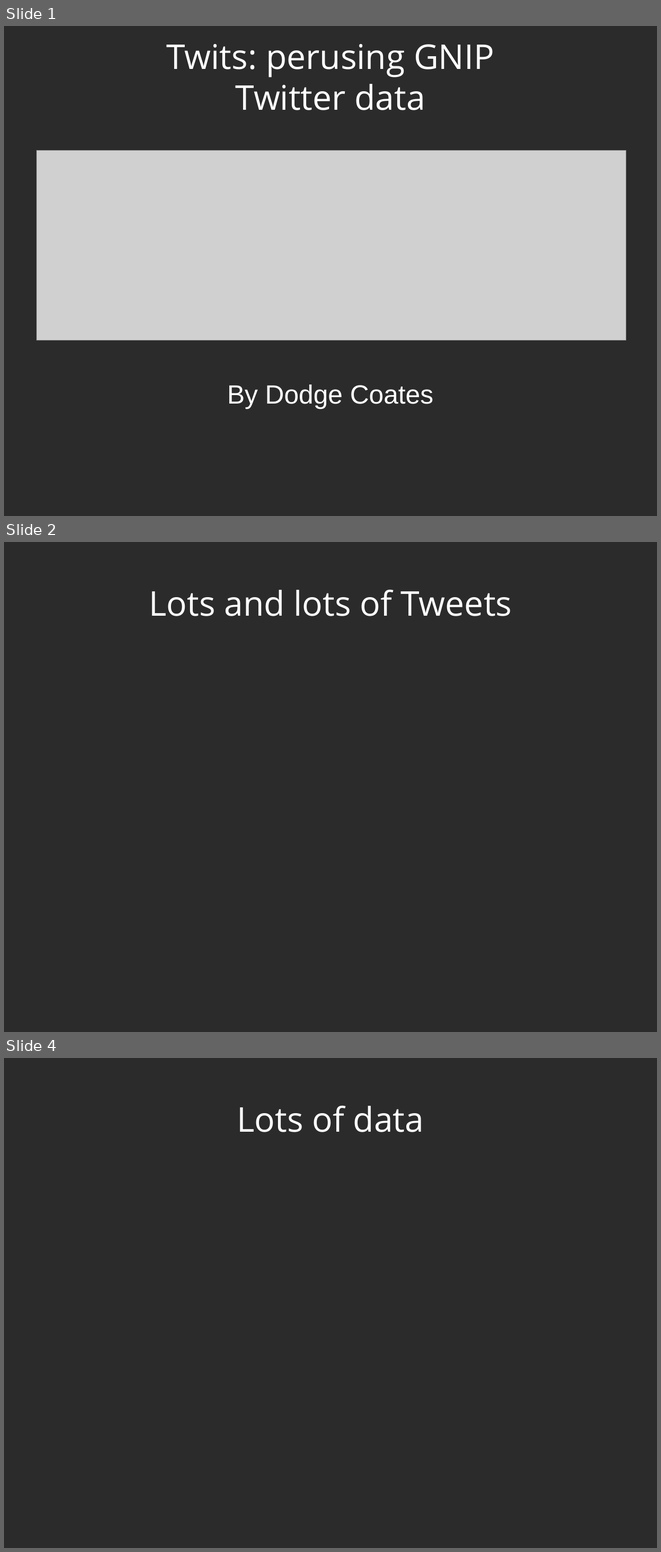
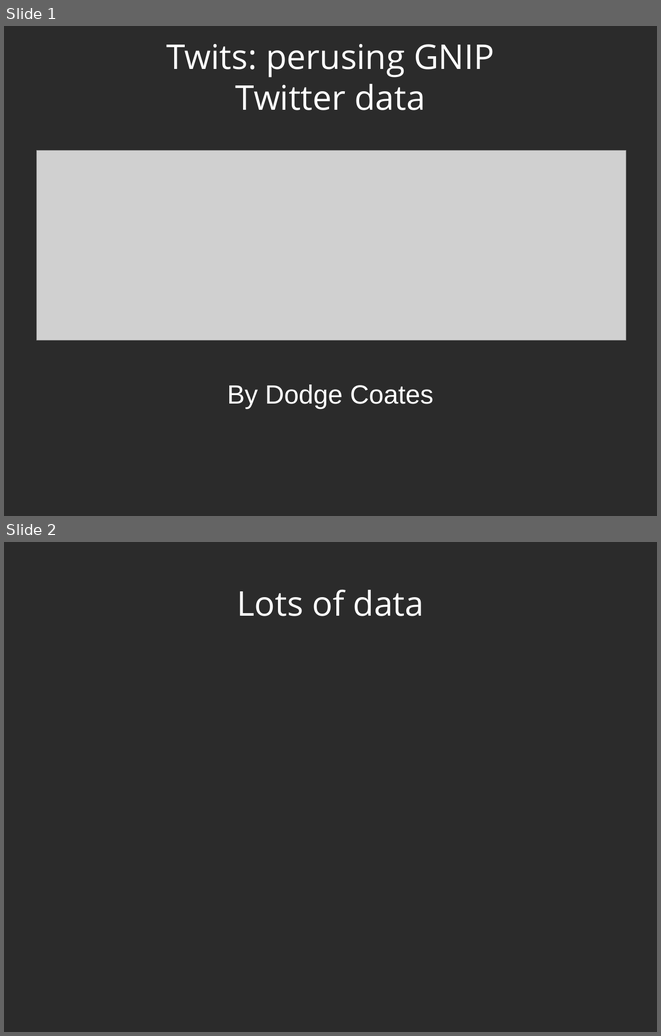
Before and after one commit to dwcoates/twits, a slide deck: presentation.odp. Shown one above the other, each under a label of ours: slides 1, 2 and 4 before the commit, slides 1 and 2 after it; the slides between them are not shown. The pictures are 661x1552 and 661x1036 pixels, drawn with LibreOffice and Linux fonts; fonts in the diff are those of the drawing; grey boxes stand for pictures; background and template pictures are left out; a plain dark background stands for a picture behind light text. Boxes give left, top, right and bottom in pixels: in the first picture for what was removed or moved away, otherwise in the second. Text is boxed around its words. In the diff, an @@ line names an element or a change of style, - is before the commit and + after.

```diff
--- a/presentation.odp
+++ b/presentation.odp
@@ slide 2 removed at box(4, 542, 657, 1032), background picture (left out) @@
@@ title removed at box(149, 590, 512, 616) @@
-Lots and lots of Tweets
@@ what was slide 4 is now slide 2 @@
```
Also in this commit, not shown: 2 slides changed, 3 slides added, 1 other slide removed.
